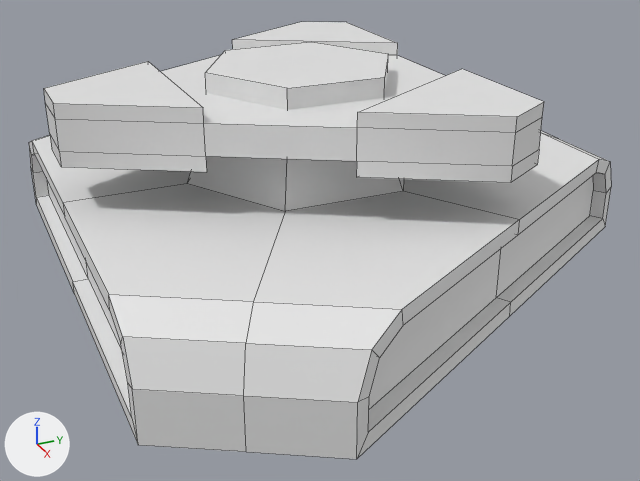
Renders of the Blender file models/jump_pad.blend from each side of a commit.
The view is the same before and after, from a camera (50 mm lens) standing at (1.635, -0.693, 0.837) and looking at (0.047, 0.022, 0.043). The lights are fixed; the arrows at lower left show +X, +Y and +Z. Mesh edges are drawn as thin lines.

In view in the first picture: 'Jump_pad'.
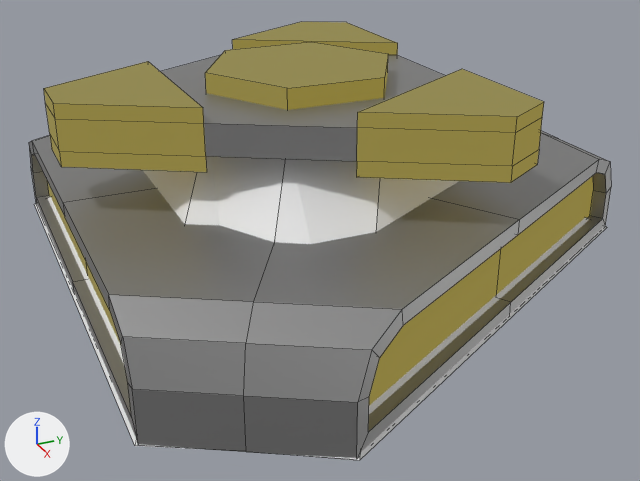
Where the change shows, as pixel boxes [x1, y1, x2, y2] in the pictures (640 x 481 px):
'Jump_pad.001', added: after [34, 156, 607, 460]
part 1 of me_circle, recoloured (white to grey): [63, 55, 519, 458] in both
part 2 of me_circle, recoloured (white to grey): [29, 135, 156, 291] in both
part 3 of me_circle, recoloured: [432, 131, 611, 313] in both
part 4 of me_circle, recoloured (white to yellow): [44, 22, 544, 405] in both
part 5 of me_circle, recoloured (grey to yellow): [497, 176, 593, 294] in both

What changed in the scene script:
```text
Add mat_pad:
    mat_pad = principled_material('Pad')
    mat_pad.base_color = (0.333, 0.333, 0.333)  # grey #9c9c9c
    mat_pad.metallic = 0.75
    mat_pad.roughness = 0.45
Add mat_jump:
    mat_jump = principled_material('Jump')
    mat_jump.base_color = (0.0234, 0.0536, 0.0618)  # dark cyan #2a4146
    mat_jump.metallic = 0.33
    mat_jump.roughness = 1.0
    mat_jump.emission_color = (1.0, 0.767, 0.0954)  # yellow #ffe357
    mat_jump.emission_strength = 0.25
Change me_circle:
    where me_circle.from_pydata(...)  # 168 vertices, 148 faces; spans x -0.692..0.692, y -0.496..0.704, z 0.0..0.42
    used by ob_jump_pad; location = (0.0, 0.0, 0.0)
    me_circle part 1: 32 of the faces centred in x 0.0..0.685, y -0.495..0.07, z 0.0..0.38 switch from no material to mat_pad (grey #9c9c9c)
    me_circle part 2: 29 of the faces centred in x -0.685..-0.203, y -0.495..0.07, z 0.015..0.35 switch from no material to mat_pad (grey #9c9c9c)
    me_circle part 3: 29 of the faces centred in x -0.326..0.326, y 0.297..0.704, z 0.015..0.35 switch from no material to mat_pad (grey #9c9c9c)
    me_circle part 4: 56 of the faces centred in x -0.559..0.559, y -0.496..0.297, z 0.107..0.42 switch from no material to mat_jump (dark cyan #2a4146)
    me_circle part 5: 1 of the faces centred in x 0.247, y 0.503, z 0.107 switch from no material to mat_jump (dark cyan #2a4146)
Add me_circle_001:
    me_circle_001.from_pydata([(-0.609, -0.351, 0.0), (0.609, -0.351, 0.0), (0.0, -0.2, 0.32), (-0.173, -0.1, 0.32), (-0.173, 0.1, 0.32), (0.0, 0.2, 0.32), (0.173, 0.1, 0.32), (0.173, -0.1, 0.32), (-0.169, 0.707, 0.0), (0.0, 0.703, 0.0), (0.697, -0.207, 0.0), (-0.697, -0.207, 0.0), (0.169, 0.707, 0.0), (0.527, -0.5, 0.0), (-0.527, -0.5, 0.0)], [], [(8, 11, 0, 14, 13, 1, 10, 12, 9), (6, 12, 10), (11, 8, 4), (9, 12, 6, 5), (13, 14, 2), (3, 4, 5, 6, 7, 2), (0, 11, 4, 3), (10, 1, 7, 6), (1, 13, 2, 7), (8, 9, 5, 4), (14, 0, 3, 2)])
Add ob_jump_pad_001:
    ob_jump_pad_001 = bpy.data.objects.new('Jump_pad.001', me_circle_001)
    ob_jump_pad_001.location = (0.0, 0.0, 0.0)
```
